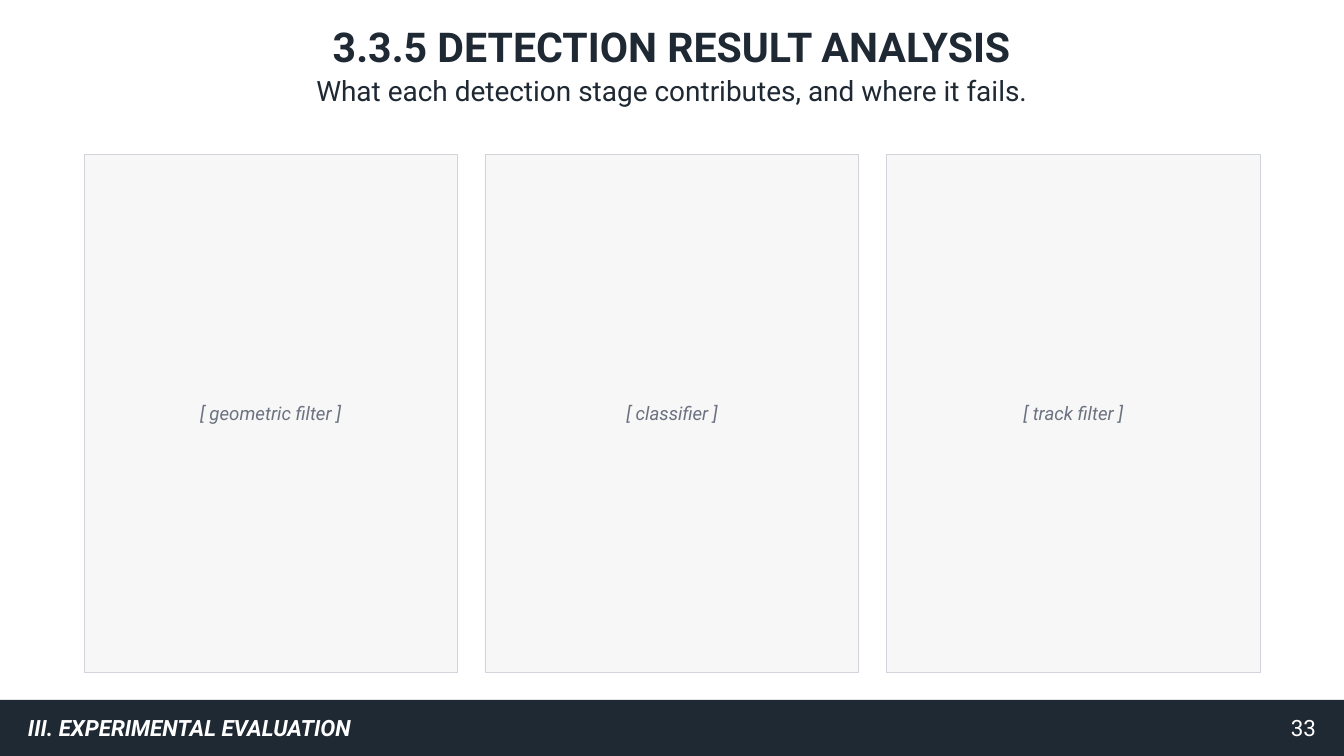
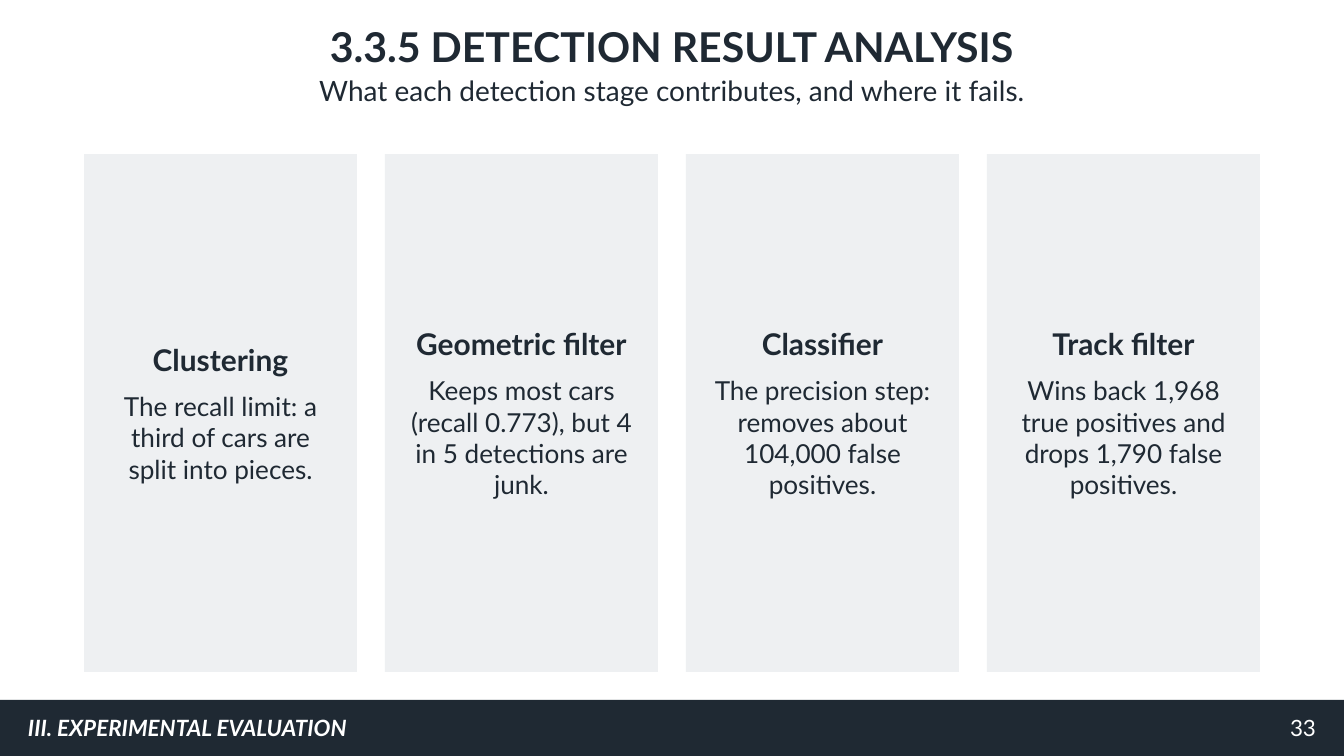
Before and after one commit to gooners006/LIDAR_Segmentation, a slide deck: slide 33 of docs/defense/deck_v2.pptx. Drawn at 1344x756 pixels with LibreOffice and Linux fonts; fonts in the diff are those of the drawing. Boxes give left, top, right and bottom in pixels: in the first picture for what was removed or moved away, otherwise in the second. Text is boxed around its words. In the diff, an @@ line names an element or a change of style, - is before the commit and + after.

```diff
--- a/docs/defense/deck_v2.pptx
+++ b/docs/defense/deck_v2.pptx
@@ rectangle: place and size @@
-rectangle at bbox=[84, 154, 458, 672]
+rectangle at bbox=[84, 154, 357, 672]
@@ fill #F7F7F7 to #EEF0F2; outline #D1D5DB 0.75 pt to none in 3 elements at bbox=[84, 154, 357, 672], bbox=[987, 154, 1260, 672], bbox=[385, 154, 658, 672] @@
@@ rectangle: place and size @@
-rectangle at bbox=[485, 154, 859, 672]
+rectangle at bbox=[385, 154, 658, 672]
@@ rectangle added at bbox=[686, 154, 959, 672], fill #EEF0F2 @@
@@ rectangle: place and size @@
-rectangle at bbox=[886, 154, 1260, 672]
+rectangle at bbox=[987, 154, 1260, 672]
@@ text added at bbox=[124, 348, 317, 483], 28 pt, text #1F2933 @@
+Clustering
+The recall limit: a third of cars are split into pieces.
@@ text added at bbox=[411, 332, 632, 499], 28 pt, text #1F2933 @@
+Geometric filter
+Keeps most cars (recall 0.773), but 4 in 5 detections are junk.
@@ text added at bbox=[715, 332, 931, 499], 28 pt, text #1F2933 @@
+Classifier
+The precision step: removes about 104,000 false positives.
@@ text added at bbox=[1022, 332, 1225, 499], 28 pt, text #1F2933 @@
+Track filter
+Wins back 1,968 true positives and drops 1,790 false positives.
@@ text removed at bbox=[209, 406, 332, 424] @@
-[ geometric filter ]
@@ text removed at bbox=[636, 406, 709, 420] @@
-[ classifier ]
@@ text removed at bbox=[1033, 406, 1114, 420] @@
-[ track filter ]
@@ font Roboto to Lato in 3 elements at bbox=[330, 32, 1014, 63], bbox=[319, 80, 1025, 106], bbox=[28, 719, 347, 736] @@
```
Also in this commit, not shown: 56 other slides changed, 4 slides added, 4 slides removed, 53 other files.
